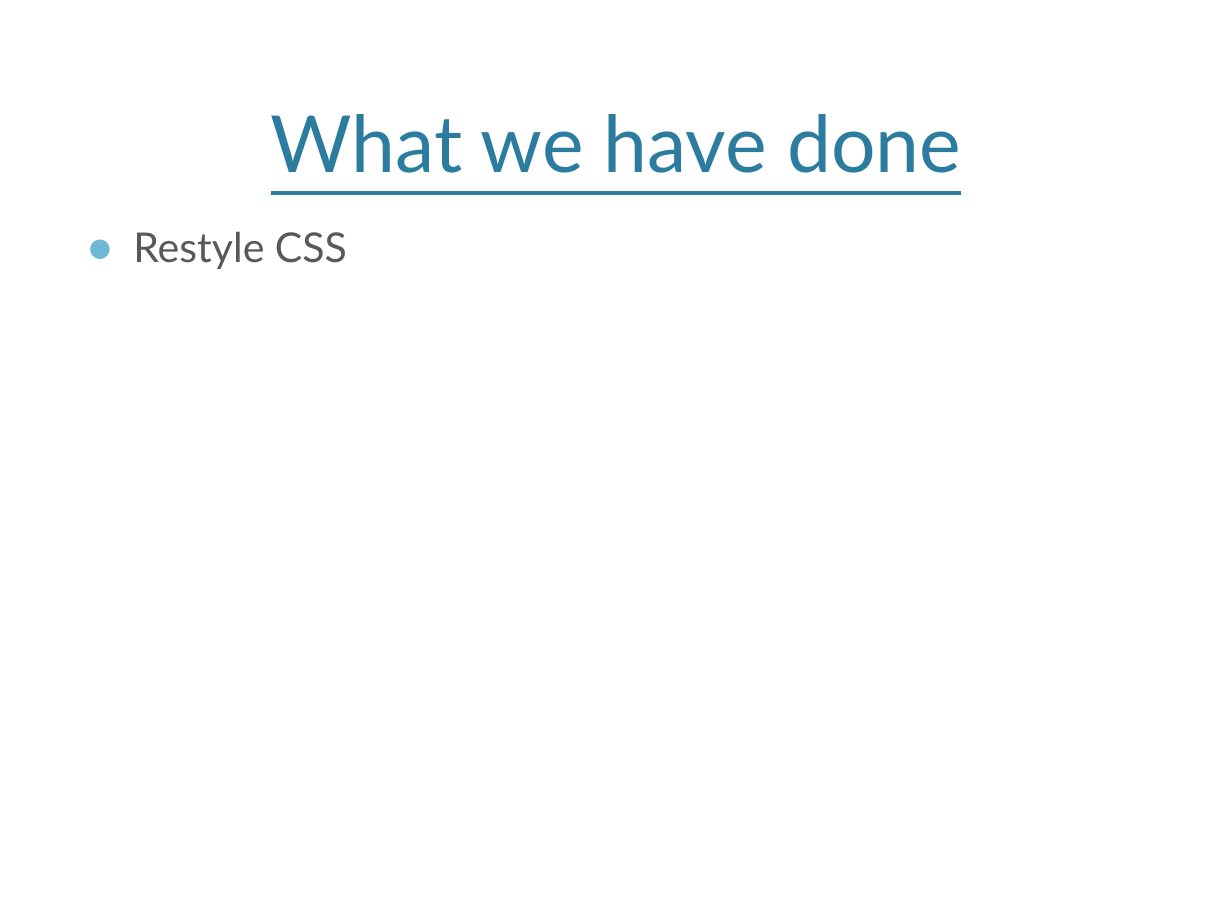
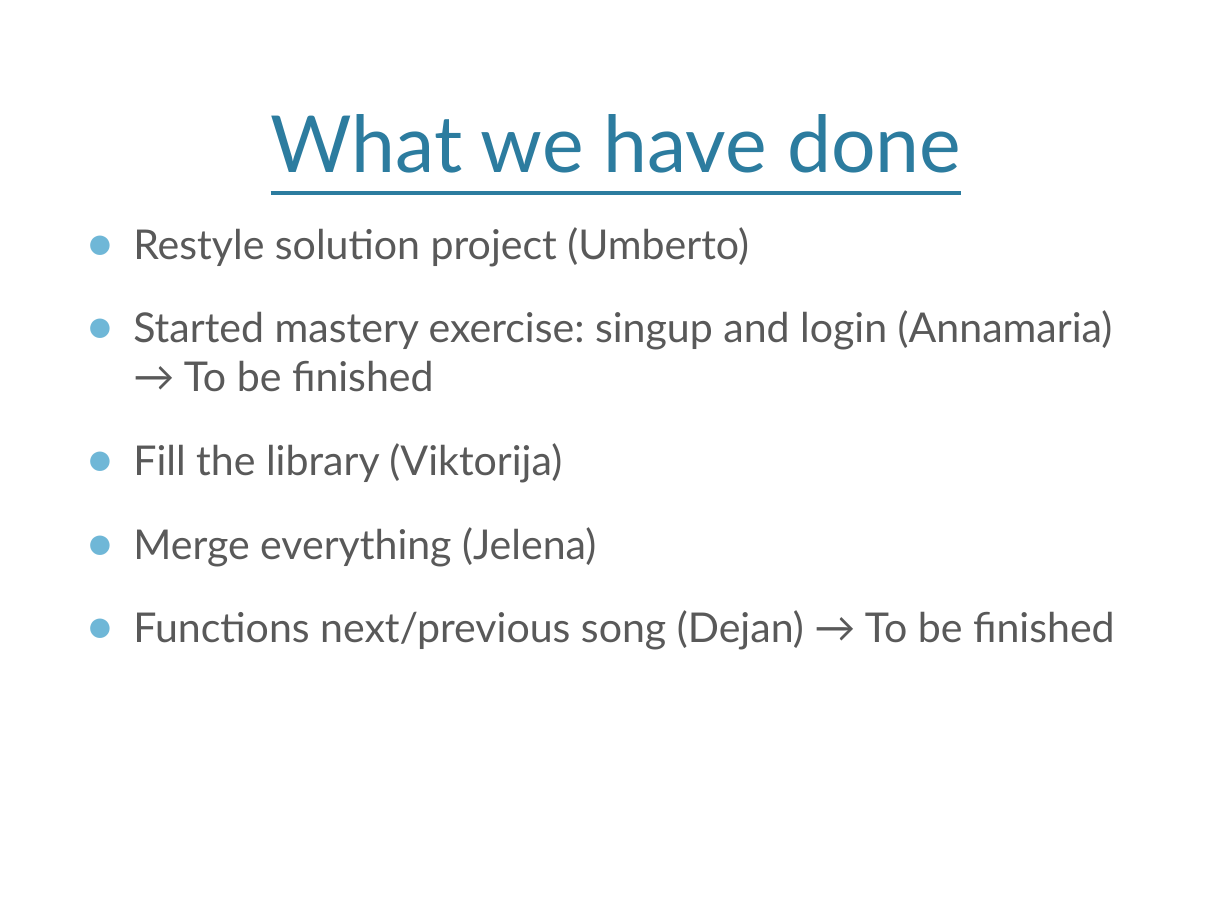
Before and after one commit to VickyBF/AB1, a slide deck: slide 2 of Milestone_2.pptx. Drawn at 1232x924 pixels with LibreOffice and Linux fonts; fonts in the diff are those of the drawing; background and template pictures are left out. Boxes give left, top, right and bottom in pixels: in the first picture for what was removed or moved away, otherwise in the second. Text is boxed around its words. In the diff, an @@ line names an element or a change of style, - is before the commit and + after.

```diff
--- a/Milestone_2.pptx
+++ b/Milestone_2.pptx
@@ text at (133, 227, 1115, 650): text changed @@
-● Restyle CSS
+● Restyle solution project (Umberto)
+● Started mastery exercise: singup and login (Annamaria) → To be finished
+● Fill the library (Viktorija)
+● Merge everything (Jelena)
+● Functions next/previous song (Dejan) → To be finished
```
Also in this commit, not shown: 1 other slide changed.
